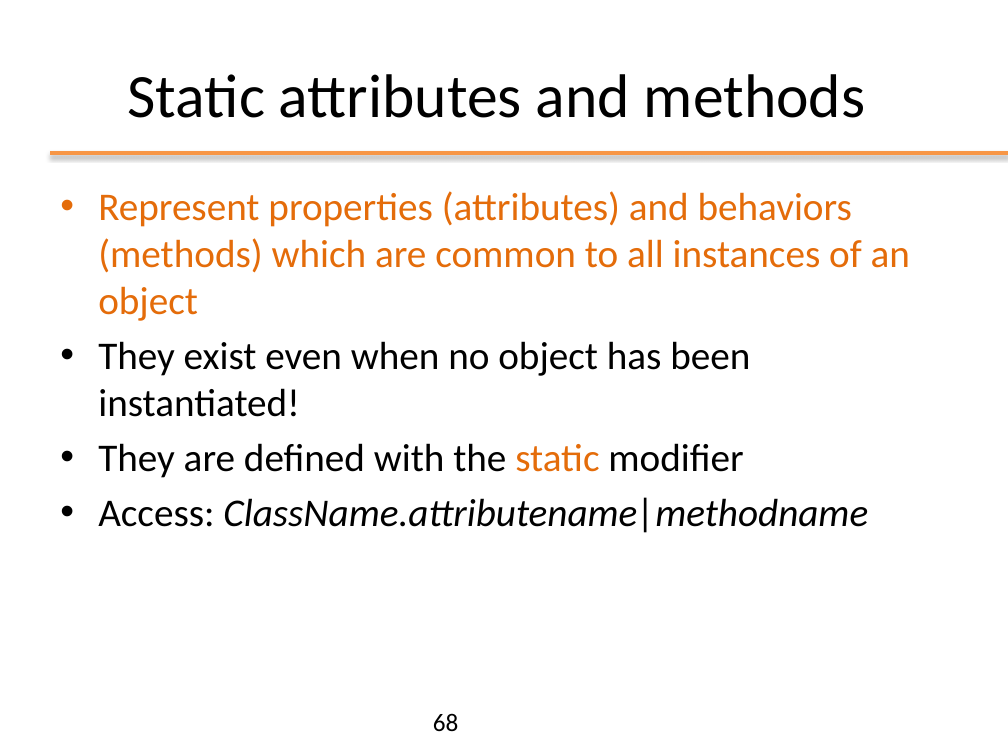
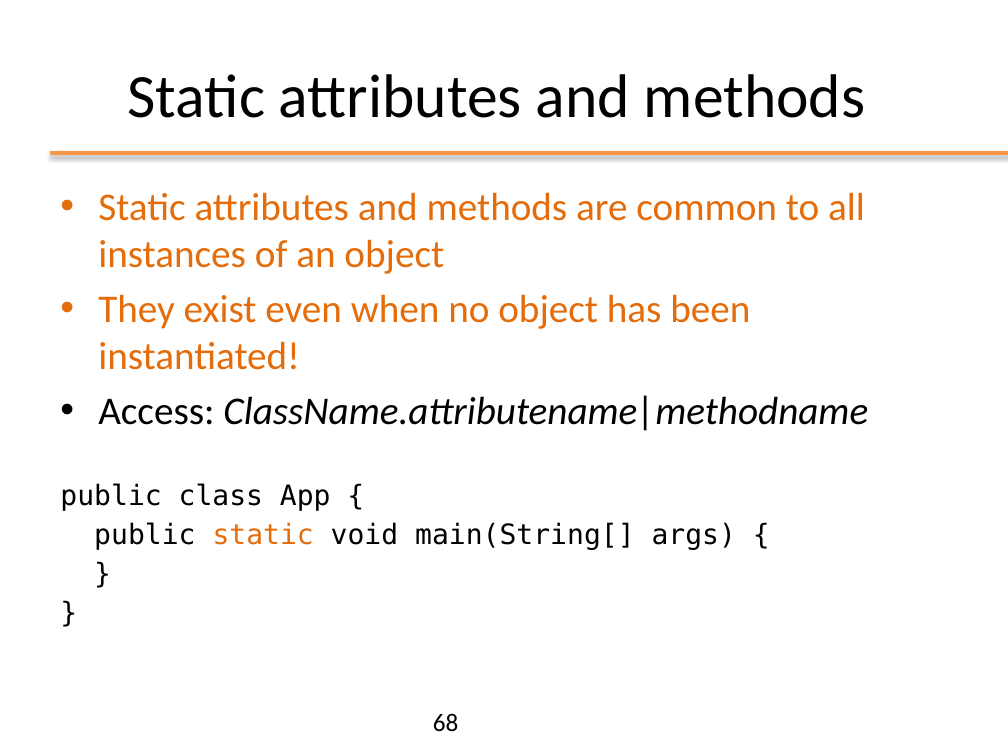
Before and after one commit to Andrea99-beep/ooprogramming, a slide deck: slide 68 of slides/ppt/02_OOP_Basics.pptx. Drawn at 1008x756 pixels with LibreOffice and Linux fonts; fonts in the diff are those of the drawing; background and template pictures are left out. Boxes give left, top, right and bottom in pixels: in the first picture for what was removed or moved away, otherwise in the second. Text is boxed around its words. In the diff, an @@ line names an element or a change of style, - is before the commit and + after.

```diff
--- a/slides/ppt/02_OOP_Basics.pptx
+++ b/slides/ppt/02_OOP_Basics.pptx
@@ text at bbox=[98, 192, 865, 274]: text changed @@
-• Represent properties (attributes) and behaviors (methods) which are common to all instances of an object
+• Static attributes and methods are common to all instances of an object
@@ text at bbox=[98, 294, 750, 370]: text colour #000000 to #E46C0A in "They exist even when no object has ..." @@
@@ text at bbox=[98, 443, 743, 478]: paragraph removed @@
-• They are defined with the static modifier
@@ text at bbox=[60, 483, 736, 550]: paragraphs added @@
+public class App {
+public static void main(String[] args) {
+}
+}
```
Also in this commit, not shown: 7 other slides changed, 1 slide added, 1 slide removed, 1 other file.
